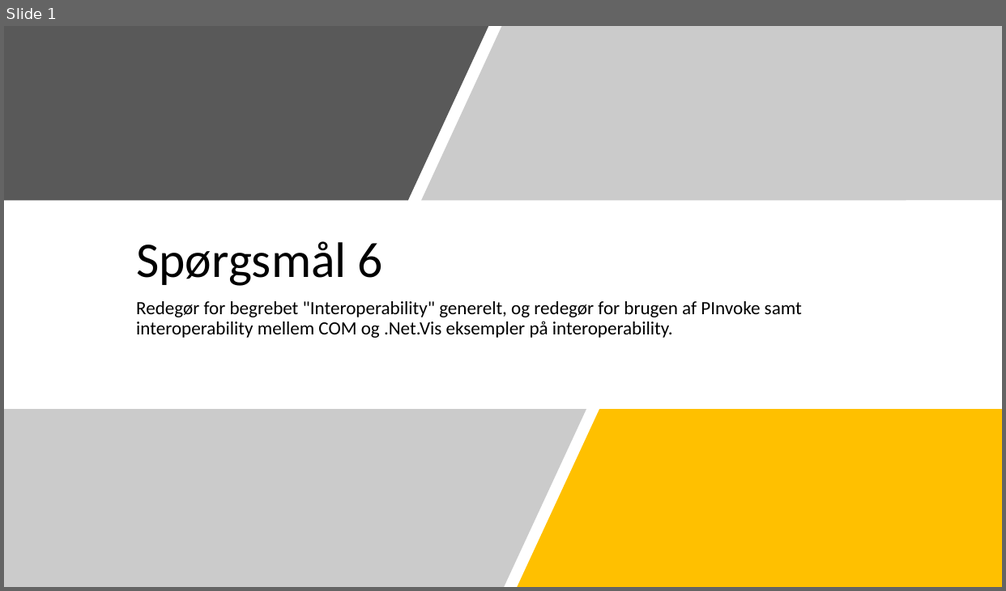
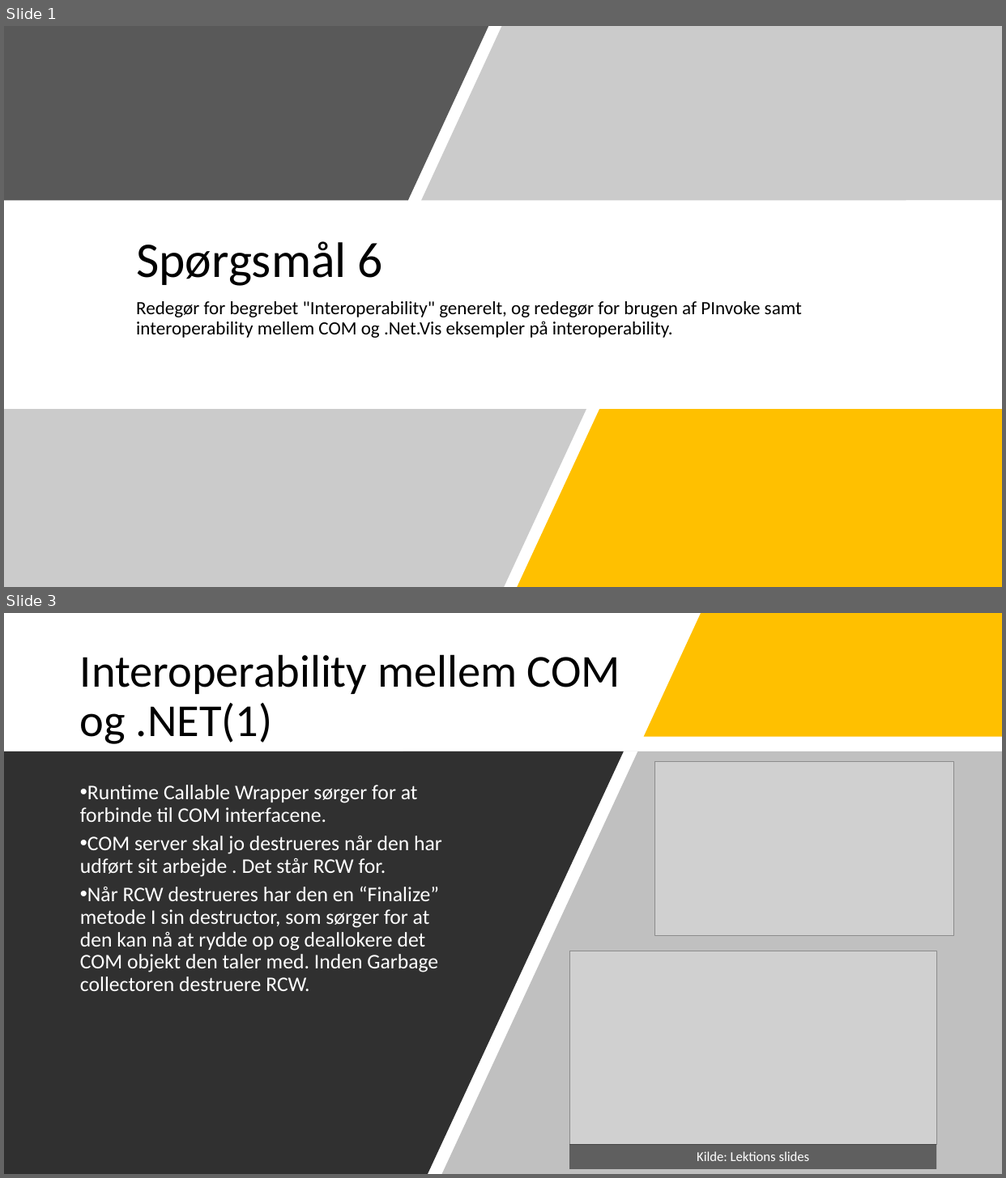
Before and after one commit to Bl0bb3r/KPU_CBD, a slide deck: Presentations/6_Interoperability.pptx. Shown one above the other, each under a label of ours: slide 1 before the commit, slides 1 and 3 after it; the slides between them are not shown. The pictures are 1006x591 and 1006x1178 pixels, drawn with LibreOffice and Linux fonts; fonts in the diff are those of the drawing; grey boxes stand for pictures. Boxes give left, top, right and bottom in pixels: in the first picture for what was removed or moved away, otherwise in the second. Text is boxed around its words. In the diff, an @@ line names an element or a change of style, - is before the commit and + after.

```diff
--- a/Presentations/6_Interoperability.pptx
+++ b/Presentations/6_Interoperability.pptx
@@ slide 3 added at <box>4,613,1002,1174</box>, background #FFFFFF @@
@@ freeform shape added at <box>644,613,1002,736</box>, fill #FFC000 @@
@@ title added at <box>80,654,620,744</box>, 44 pt, text #000000 @@
+Interoperability mellem COM og .NET(1)
@@ freeform shape added at <box>4,752,624,1174</box>, fill #303030 @@
@@ freeform shape added at <box>403,752,1002,1174</box>, fill #A6A6A6 at 70% opacity @@
@@ picture added at <box>655,762,954,936</box> @@
@@ text added at <box>80,785,442,991</box>, 20 pt, text #FFFFFF @@
+• Runtime Callable Wrapper sørger for at forbinde til COM interfacene.
+• COM server skal jo destrueres når den har udført sit arbejde . Det står RCW for.
+• Når RCW destrueres har den en “Finalize” metode I sin destructor, som sørger for at den kan nå at rydde op og deallokere det COM objekt den taler med. Inden Garbage collectoren destruere RCW.
@@ picture added at <box>570,951,937,1144</box> @@
@@ rectangle added at <box>570,1144,937,1169</box>, fill #000000 at 50% opacity, 13 pt, text #FFFFFF @@
+Kilde: Lektions slides
```
Also in this commit, not shown: 6 other slides added, 2 slides removed, 8 other files.
